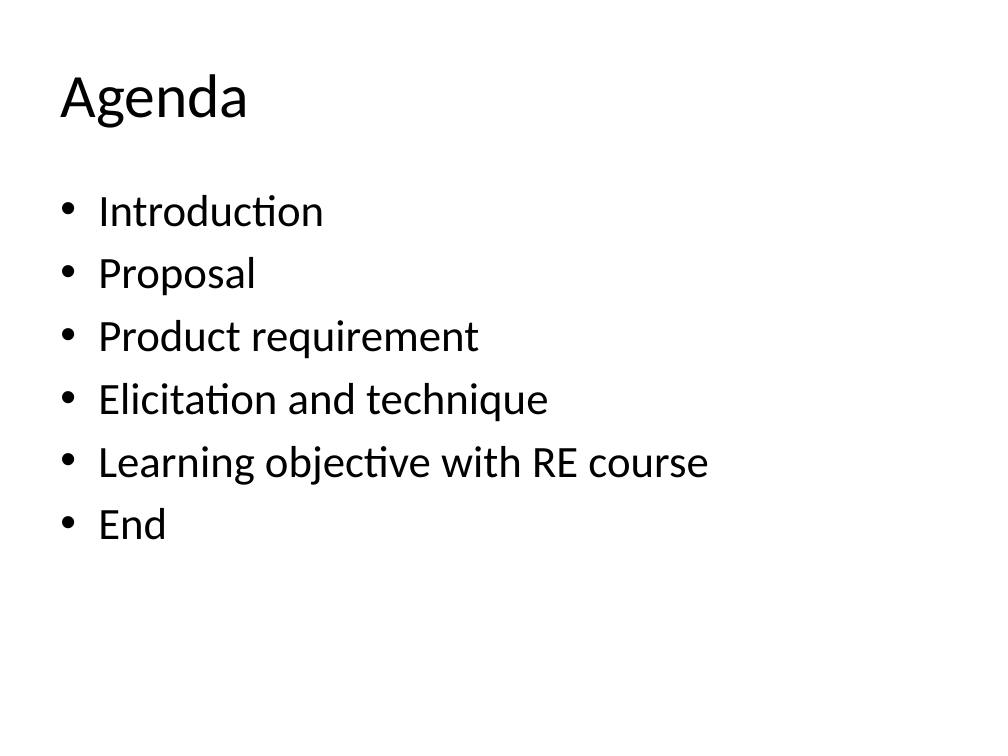
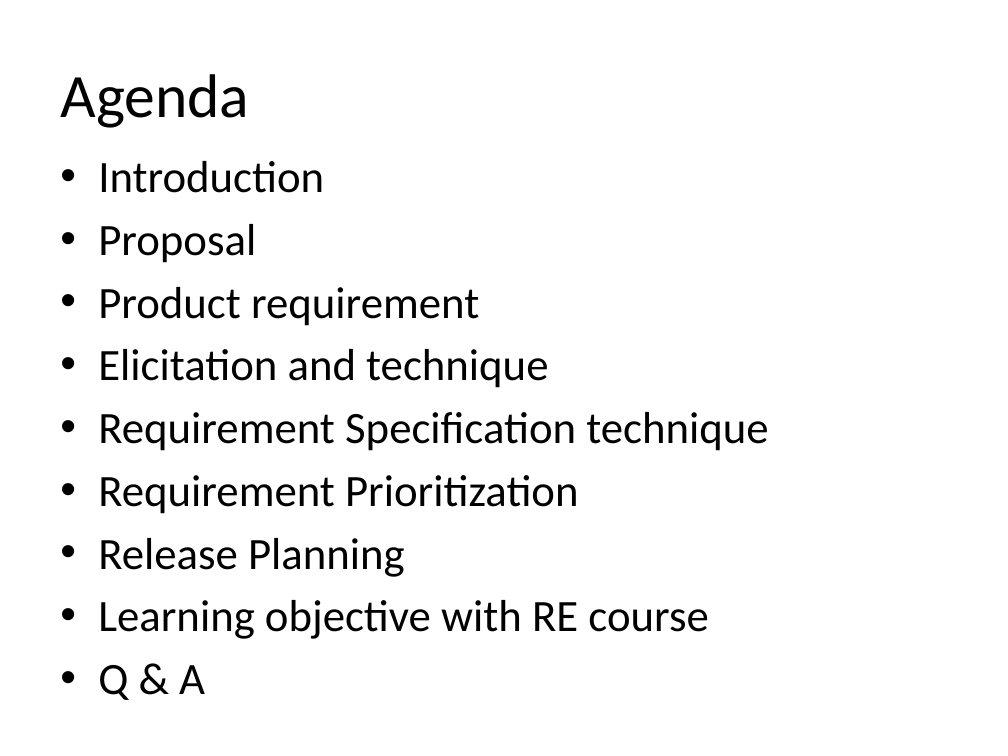
Before and after one commit to alihsn2010/REDocument, a slide deck: slide 3 of Software Requirement Engineering and product management.pptx (slide 2 before the commit). Drawn at 1008x756 pixels with LibreOffice and Linux fonts; fonts in the diff are those of the drawing. Boxes give left, top, right and bottom in pixels: in the first picture for what was removed or moved away, otherwise in the second. Text is boxed around its words. In the diff, an @@ line names an element or a change of style, - is before the commit and + after.

```diff
--- a/Software Requirement Engineering and product management.pptx
+++ b/Software Requirement Engineering and product management.pptx
@@ text "Introduction": place and size @@
-text "Introduction" at [98, 195, 708, 540]
+text "Introduction" at [98, 161, 768, 694]
@@ text at [98, 412, 768, 577]: paragraphs added @@
+• Requirement Specification technique
+• Requirement Prioritization
+• Release Planning
@@ text at [179, 665, 205, 694]: text changed @@
-• End
+• Q & A
```
Also in this commit, not shown: 3 other slides changed, 21 slides added, 2 slides removed.
